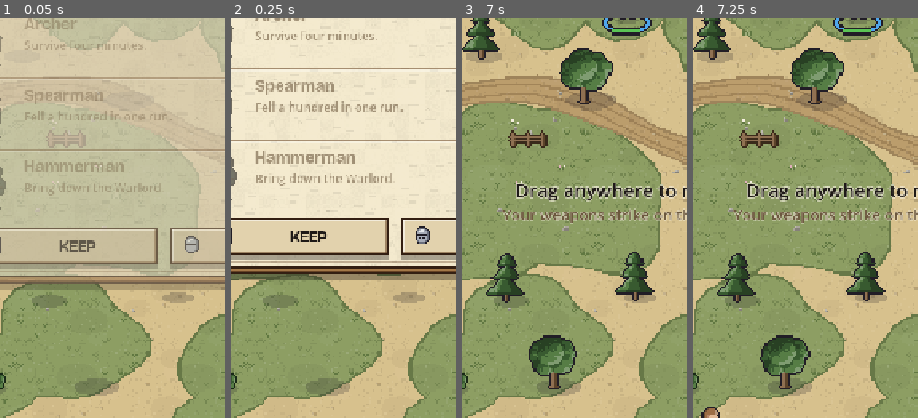
Above: before the commit, frames 1-4 (left to right).
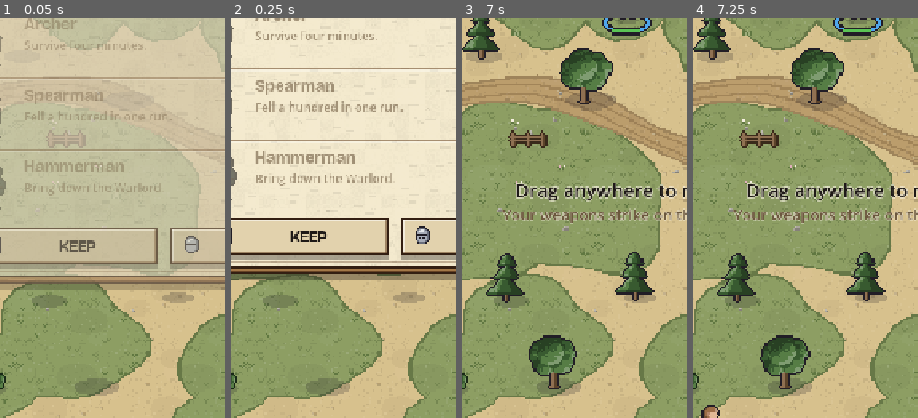
Above: after the commit, the same moments.

Repository: davidknollcsgo-collab/Kartengame
Game: Godot game, scene res://scenes/gefecht.tscn
Two runs of this game, one before a commit and one after it. Both use one fixed random seed, a clock stepped at 60 frames per second and the inputs below.
Inputs (mouse positions are % of the whole screen's width and height, from its top left):
- Up to frame 1 (0.05 s): no input
- Up to frame 2 (0.25 s): no input
- Up to frame 3 (7 s): drag from (50, 50) to (60, 28) at 0.52 s; tap Enter at 1.25, 2.75, 5 s; drag from (30, 55) to (45, 70) at 1.27 s; tap Space at 2, 4.25, 5.75 s; move the mouse to (60, 28) at 2.02 s; click (60, 28) at 2.17 s; drag from (45, 70) to (20, 35) at 2.77 s; move the mouse to (80, 65) at 3.52 s; click (80, 65) at 3.67 s; drag from (20, 35) to (35, 25) at 4.27 s; move the mouse to (55, 50) at 5.02 s; click (55, 50) at 5.17 s; drag from (35, 25) to (30, 55) at 5.77 s; move the mouse to (72, 45) at 6.52 s; click (72, 45) at 6.67 s
- Up to frame 4 (7.25 s): no input
The pictures show only the part of the screen within x 14-64%, y 50-100%; the shares and areas given below are measured in that part.

Frames 1-3 are identical in both runs. In frame 4, 0.1% of the frame differs, in the area x 3-12%, y 96-100%.

Commit message:
Rudel lesbar: drei Felle und jeder Feind im eigenen Schritt
Am Schuss von Minute 6 standen zwanzig Woelfe 30 bis 37 Punkte
auseinander, der Koerper ist aber 49 x 37 Punkte: ein graues Gitter in
einem Fell und einem Takt. Die Rechnung bleibt (breiter trennen liess das
Rudel schon einmal den Laufenden umstellen), das Bild trennt:
Palette.FELL gibt jedem Wolf eines von drei Grau, und der Gangtakt haengt
an einer festen Zahl je Feind statt am Ort. Die Farbwaechter pruefen jedes
Fell gegen Sorten, Held und Gewaender. Doku zu Runde fuenf.

Co-Authored-By: Claude Opus 5.5 <noreply@anthropic.com>
Claude-Session: https://claude.ai/code/session_01HrmxqBmVMbcp2fPKMrEfVZ

Diff:
--- a/scripts/daten/palette.gd
+++ b/scripts/daten/palette.gd
@@ -135,6 +135,19 @@
     Color(0.490, 0.110, 0.180),   # Warlord  - Dunkles Blutrot
 ]
 
+## **Ein Rudel ist kein Stempel.** Zwanzig Woelfe in einem Grau und einem
+## Takt flossen im Bild zu einer grauen Flaeche zusammen: der Koerper ist
+## 13 Bildpunkte lang, die Trennung haelt sie rund 33 Punkte auseinander,
+## und gleiche Kanten verschmelzen. Drei Felle - das kalte Grau der Sorte,
+## ein dunkleres, ein waermeres helles - geben jedem Wolf seinen Umriss
+## gegen den Nachbarn. Alle drei bleiben grau: ein Wolf ist an der Farbe
+## erkennbar, nicht an seiner Nummer (`_test_jede_sorte_hat_eine_eigene_farbe`).
+const FELL: PackedColorArray = [
+    Color(0.525, 0.553, 0.604),   # die Sorte selbst
+    Color(0.408, 0.427, 0.475),   # dunkler, Schiefer
+    Color(0.627, 0.620, 0.612),   # heller, ein Hauch waermer
+]
+
 ## Womit ein Getroffener kurz aufblitzt. **Hell, nicht blass**: der erste
 ## Anlauf senkte die Deckung, und ein Treffer, den man nur am Verblassen
 ## erkennt, sieht aus wie ein Zeichenfehler und nicht wie ein Schlag.
@@ -151,6 +164,14 @@
     return SORTE[clampi(a, 0, SORTE.size() - 1)]
 
 
+## Die Farbe eines einzelnen Feindes: beim Wolf eines der Felle, sonst die
+## Sorte. `n` ist eine feste Zahl des Feindes, kein Wurf.
+static func fell(a: int, n: int) -> Color:
+    if a != Feinde.Art.WOLF:
+        return sorte(a)
+    return FELL[posmod(n, FELL.size())]
+
+
 ## Wie weit zwei Farben auseinanderliegen - fuer den Waechter, der prueft,
 ## dass keine zwei Sorten sich eine teilen.
 ##
--- a/scripts/spiel/zug_lauf.gd
+++ b/scripts/spiel/zug_lauf.gd
@@ -346,7 +346,7 @@
                 var ist_w := Feinde.ist_warlord(f.art)
                 if ist_w or (_gefallene.size() < GEFALLEN_HOECHSTENS and _im_bild(f.ort, 60.0)):
                     _gefallene.append({"ort": f.ort, "art": f.art,
-                        "blick": f.blick, "alter": 0.0,
+                        "blick": f.blick, "alter": 0.0, "fell": _eigen(f) % 3,
                         "dauer": WARLORD_FALL if ist_w else GEFALLEN_DAUER,
                         "weg": (f.ort - _stand.ort).normalized(),
                         "h": FEIND_HOEHE * (f.radius / 17.0)})
@@ -536,17 +536,27 @@
 ## Text - es sind dreihundert Abfragen je Bild.
 var _feind_bilder := {}
 
-func _feind_bild(art: int, bild: int, spiegel: bool, blitz: bool) -> Array:
-    var k := ((art * 8 + bild + 1) * 2 + int(spiegel)) * 2 + int(blitz)
+func _feind_bild(art: int, bild: int, spiegel: bool, blitz: bool, fell := 0) -> Array:
+    if art != Feinde.Art.WOLF:
+        fell = 0
+    var k := (((art * 8 + bild + 1) * 2 + int(spiegel)) * 2 + int(blitz)) * 4 + fell
     var v: Variant = _feind_bilder.get(k)
     if v == null:
-        var name := "feind%d_%d" % [art, bild]
+        var name := "feind%d_%d_%d" % [art, bild, fell]
         var r := Pixel.bild(name, Figuren.feind(art, bild),
-            Pixel.kleid(Palette.sorte(art)), Figuren.anker(art), spiegel, blitz)
+            Pixel.kleid(Palette.fell(art, fell)), Figuren.anker(art), spiegel, blitz)
         v = [r, Pixel.anker(name, spiegel, blitz)]
         _feind_bilder[k] = v
         Pixel.bereit()
     return v
+
+
+## **Eine feste Zahl je Feind**, fuer alles, was ihn im Bild von seinem
+## Nachbarn trennt: Fell, Schritttakt. Aus der Kennung gestreut, nicht
+## gewuerfelt - der Kern zieht nur aus dem rng, und ein Wurf hier gaebe jedem
+## Bild ein anderes Fell.
+static func _eigen(f: Object) -> int:
+    return absi(hash(f.get_instance_id()))
 
 
 ## Ein beliebiges Bild aus Zeilen, gemerkt unter `name`.
@@ -600,8 +610,9 @@
         var dauer: float = g.dauer
         var warlord := Feinde.ist_warlord(art)
         var knie := WARLORD_KNIE if warlord else FALL_KNIE
+        var fell: int = g.fell
         if alter < FALL_BLITZ * (2.0 if warlord else 1.0):
-            b = _feind_bild(art, -1, spiegel, true)
+            b = _feind_bild(art, -1, spiegel, true, fell)
             ort += weg * P * (0.0 if warlord else 2.0)
         elif warlord and alter < knie:
             # Er kniet, und das Schwert faellt ihm aus der Hand: eine
@@ -624,8 +635,8 @@
             if dauer - alter < FALL_BLINKT and fmod(alter, 0.1) < 0.05:
                 continue
             if art == Feinde.Art.WOLF:
-                b = _bild("liegt%d" % art, _kopfueber(Figuren.feind(art, -1)),
-                    Pixel.kleid(Palette.sorte(art)), Figuren.WOLF_ANKER, spiegel)
+                b = _bild("liegt%d_%d" % [art, fell], _kopfueber(Figuren.feind(art, -1)),
+                    Pixel.kleid(Palette.fell(art, fell)), Figuren.WOLF_ANKER, spiegel)
             else:
                 b = _bild("liegt%d" % art, Figuren.liegend(Figuren.feind(art, -1)),
                     Pixel.kleid(Palette.sorte(art)), 10, spiegel)
@@ -957,8 +968,13 @@
 
 func _zeichne_feind(ci: RID, f: Gefecht.Feind) -> void:
     var tempo := 12.0 if f.art == Feinde.Art.WOLF else 8.0
-    var bild := posmod(int(_zeit * tempo + f.ort.x * 0.013), 4)
-    var b := _feind_bild(f.art, bild, f.blick < 0.0, f.zuckt > 0.0)
+    # **Jeder im eigenen Schritt.** Der Takt hing am Ort, und wer gemeinsam
+    # lief, lief im Gleichschritt: ein Rudel hob alle Pfoten zugleich. Die
+    # feste Zahl des Feindes verschiebt seinen Takt um bis zu vier Bilder.
+    var eigen := _eigen(f)
+    var bild := posmod(int(_zeit * tempo + float(eigen % 1000) * 0.004), 4)
+    var fell := eigen % 3
+    var b := _feind_bild(f.art, bild, f.blick < 0.0, f.zuckt > 0.0, fell)
     var breite := 12 if f.art != Feinde.Art.WARLORD else 24
     if f.art == Feinde.Art.WOLF:
         breite = 14
@@ -983,7 +999,7 @@
             var r := zu.normalized()
             fuss += r * P * 2.0
             if takt < 0.12:
-                b = _feind_bild(f.art, Figuren.SCHLAG, f.blick < 0.0, f.zuckt > 0.0)
+                b = _feind_bild(f.art, Figuren.SCHLAG, f.blick < 0.0, f.zuckt > 0.0, fell)
             if takt < 0.1:
                 Pixel.punkt(ci, f.ort + r * (f.radius + 6.0) + Vector2(0.0, -FEIND_HOEHE * 0.35),
                     Palette.WEISS, 2)
@@ -992,7 +1008,7 @@
     if rueck > 0.0:
         var r := zu.normalized()
         fuss -= r * P
-        b = _feind_bild(f.art, Figuren.SCHLAG, f.blick < 0.0, f.zuckt > 0.0)
+        b = _feind_bild(f.art, Figuren.SCHLAG, f.blick < 0.0, f.zuckt > 0.0, fell)
         if rueck > 0.12:
             Pixel.punkt(ci, f.ort + r * 9.0 * P + Vector2(0.0, -12.0 * P), Palette.WEISS, 2)
     # Der Stuermer zieht Staubstreifen hinter sich her.
--- a/tests/run_tests.gd
+++ b/tests/run_tests.gd
@@ -339,6 +339,31 @@
                 "%s liegt der Heldenfarbe zu nah (%.3f)"
                 % [Feinde.name_von(a), d]):
             return false
+    # **Jedes Fell ist ein Wolf** (`Palette.FELL`): unterscheidbar von jeder
+    # anderen Sorte und vom Helden, mit denselben Schranken. Ein Fell, das
+    # ins Lederbraun kippt, macht aus einem Wolf einen Strolch auf vier
+    # Beinen. Und die Felle untereinander muessen sich trennen, sonst sind
+    # sie kein Mittel gegen den Teppich.
+    for n in Palette.FELL.size():
+        var fell := Palette.fell(Feinde.Art.WOLF, n)
+        for a in Feinde.Art.size():
+            if a == Feinde.Art.WOLF:
+                continue
+            var d := Palette.abstand(fell, Palette.sorte(a))
+            if not _melde(d > schwelle,
+                    "Fell %d liegt %s zu nah (%.3f)" % [n, Feinde.name_von(a), d]):
+                return false
+        if not _melde(Palette.abstand(fell, Palette.HELD) > schwelle * 1.8,
+                "Fell %d liegt der Heldenfarbe zu nah" % n):
+            return false
+        for m in range(n + 1, Palette.FELL.size()):
+            var d := Palette.abstand(fell, Palette.FELL[m])
+            if not _melde(d > 0.04,
+                    "Fell %d und %d sind dasselbe Grau (%.3f)" % [n, m, d]):
+                return false
+    if not _melde(Palette.fell(Feinde.Art.WOLF, 0) == Palette.sorte(Feinde.Art.WOLF),
+            "das erste Fell ist nicht die Farbe der Sorte"):
+        return false
     return true
 
 
@@ -359,6 +384,12 @@
                 if not _melde(d > 0.18,
                         "Skin %s liegt %s zu nah (%.3f)"
                         % [Skins.name_von(held, n), Feinde.name_von(a), d]):
+                    return false
+            for f in Palette.FELL.size():
+                var d := Palette.abstand(k, Palette.FELL[f])
+                if not _melde(d > 0.18,
+                        "Skin %s liegt Fell %d zu nah (%.3f)"
+                        % [Skins.name_von(held, n), f, d]):
                     return false
             # Und der Glanz ist heller als der Koerper - ein Glanz, der
             # dunkler ist, ist keiner.
Not shown, changed: CLAUDE.md
